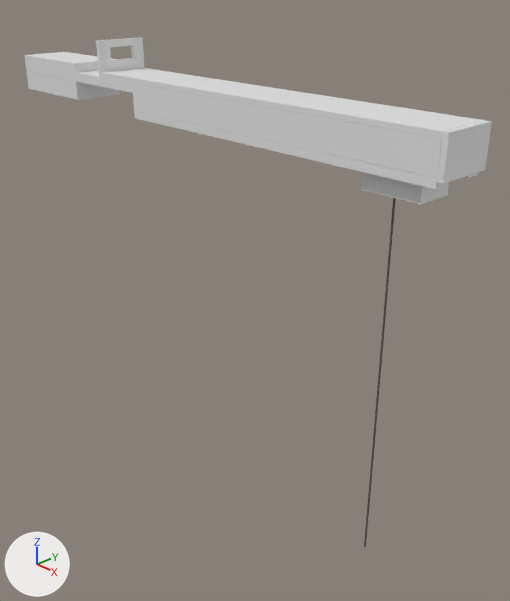
What one commit did to the Blender file blender/crane2.blend.
Rendered twice from a 50 mm lens placed at (0.675, -0.46, 0.64), pointed at (0.146, 0.046, 0.299). Every picture has the same lights, and +X, +Y and +Z are marked at lower left.
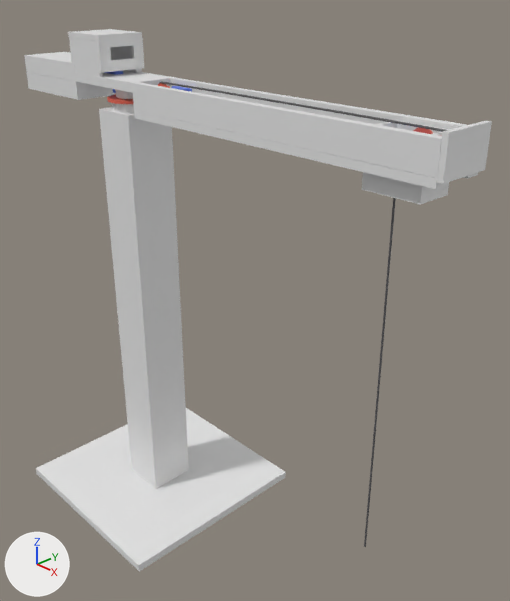
ob_tracking_bezier is not drawn itself; it is used by a modifier of ob_tracking_base_cylinder.

Location of each change, (x1, y1, x2, y2) in pixels of the pictures (510 x 601 px):
'Tower', shown: after (99, 107, 189, 489)
'Base', shown: after (36, 408, 286, 572)
'Cube.015', hidden: before (99, 68, 485, 139)
'Cube.017', shown: after (72, 38, 103, 77)
'Tracking Base Cylinder', shown: after (159, 81, 447, 132)
'Cube.020', shown: after (68, 29, 142, 41)
'Cube.018', shown: after (110, 46, 142, 73)
'Cylinder.003', shown: after (112, 103, 134, 113)
'Cylinder.002', shown: after (107, 95, 133, 104)
'Outer Left.001', shown: after (396, 121, 449, 190)
'Cylinder', shown: after (115, 89, 133, 99)
'Cube.019', shown: after (69, 37, 111, 63)
'Servo Motor.001', shown: after (172, 86, 192, 92)
'Servo Motor.003', shown: after (104, 71, 123, 94)
'Cube.005', unchanged, uncovered by the edit: after (170, 78, 466, 129)

Diff of the bpy script that builds the scene:
```diff
--- a/blender/crane2.blend.py
+++ b/blender/crane2.blend.py
@@ ob_cube_015 @@
 ob_cube_015.scale = (37.4, 5.02, 0.5)
+ob_cube_015.hide_set(True)
@@ ob_tracking_base_cylinder @@
 _m = ob_tracking_base_cylinder.modifiers.new('Curve', 'CURVE')
 _m.object = ob_tracking_bezier
-ob_tracking_base_cylinder.hide_set(True)  # its collection is switched off
@@ ob_tracking_bezier @@
 ob_tracking_bezier.scale = (0.845, 0.845, 0.845)
-ob_tracking_bezier.hide_set(True)  # its collection is switched off
@@ ob_cube_017 @@
 ob_cube_017.rotation_euler = (-1.571, -1.571, 0.0)  # degrees (-90, -90, 0)
-ob_cube_017.hide_set(True)  # its collection is switched off
@@ ob_cube_018 @@
 ob_cube_018.rotation_euler = (-1.571, -1.571, 0.0)  # degrees (-90, -90, 0)
-ob_cube_018.hide_set(True)  # its collection is switched off
@@ ob_cube_019 @@
 ob_cube_019.rotation_euler = (-1.571, 0.0, 1.571)  # degrees (-90, 0, 90)
-ob_cube_019.hide_set(True)  # its collection is switched off
@@ ob_cube_020 @@
 ob_cube_020.rotation_euler = (0.0, 0.0, -1.571)  # degrees (0, 0, -90)
-ob_cube_020.hide_set(True)  # its collection is switched off
@@ ob_cylinder @@
 ob_cylinder.scale = (0.392, 0.392, -1.1)
-ob_cylinder.hide_set(True)  # its collection is switched off
@@ ob_cylinder_002 @@
 ob_cylinder_002.scale = (-0.587, -0.587, -0.302)
-ob_cylinder_002.hide_set(True)  # its collection is switched off
@@ ob_cylinder_003 @@
 ob_cylinder_003.scale = (0.5, 0.5, 1.0)
-ob_cylinder_003.hide_set(True)  # its collection is switched off
@@ ob_servo_motor_001 @@
 ob_servo_motor_001.scale = (0.5, 1.1, 0.2)
-ob_servo_motor_001.hide_set(True)  # its collection is switched off
@@ ob_servo_motor_003 @@
 ob_servo_motor_003.scale = (0.5, 1.1, 0.2)
-ob_servo_motor_003.hide_set(True)  # its collection is switched off
@@ ob_outer_left_001 @@
 ob_outer_left_001.location = (0.364, 0.016, 0.505)
-ob_outer_left_001.hide_set(True)
@@ ob_base @@
 ob_base.scale = (25.0, 25.0, 1.0)
-ob_base.hide_set(True)  # its collection is switched off
@@ ob_tower @@
 ob_tower.scale = (0.114, 0.114, 1.0)
-ob_tower.hide_set(True)  # its collection is switched off
```
